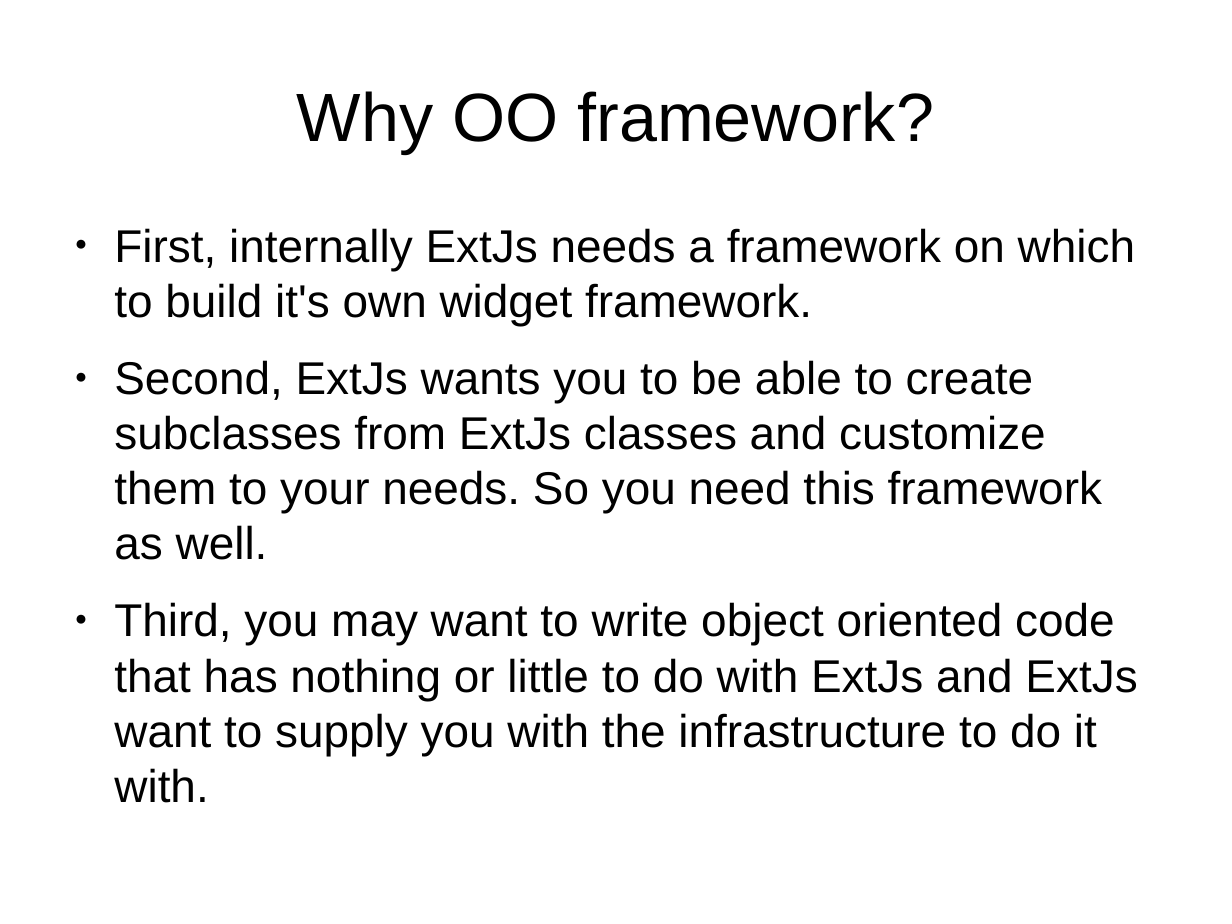
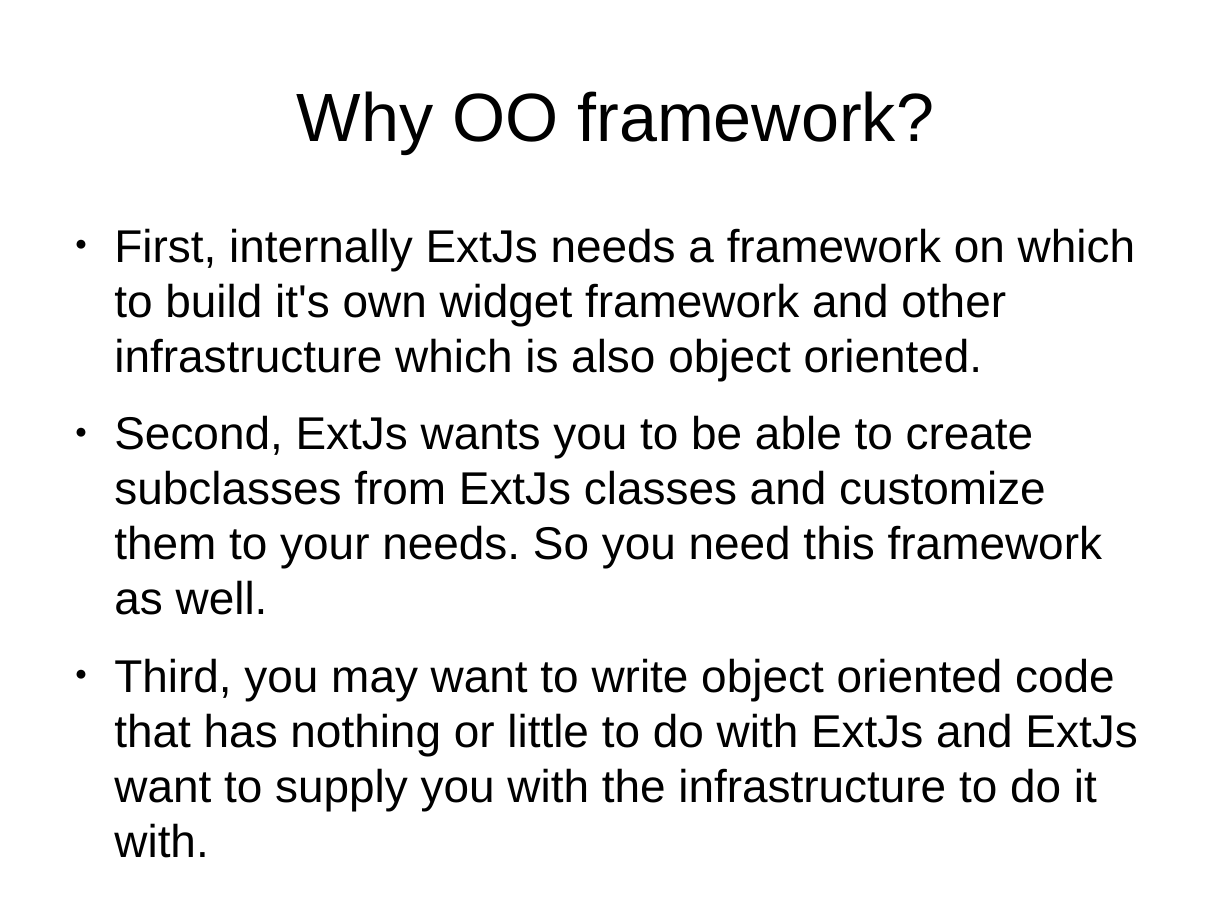
Before and after one commit to veltzer/demos, a slide deck: slide 3 of javascript/extjs/doc/extjs_oo.odp. Drawn at 1232x924 pixels with LibreOffice and Linux fonts; fonts in the diff are those of the drawing. Boxes give left, top, right and bottom in pixels: in the first picture for what was removed or moved away, otherwise in the second. Text is boxed around its words. In the diff, an @@ line names an element or a change of style, - is before the commit and + after.

Commit message:
more code

```diff
--- a/javascript/extjs/doc/extjs_oo.odp
+++ b/javascript/extjs/doc/extjs_oo.odp
@@ text at (114, 228, 1135, 381): text changed @@
-● First, internally ExtJs needs a framework on which to build it's own widget framework.
+● First, internally ExtJs needs a framework on which to build it's own widget framework and other infrastructure which is also object oriented.
```
Also in this commit, not shown: 1 other slide changed, 1 slide added.
